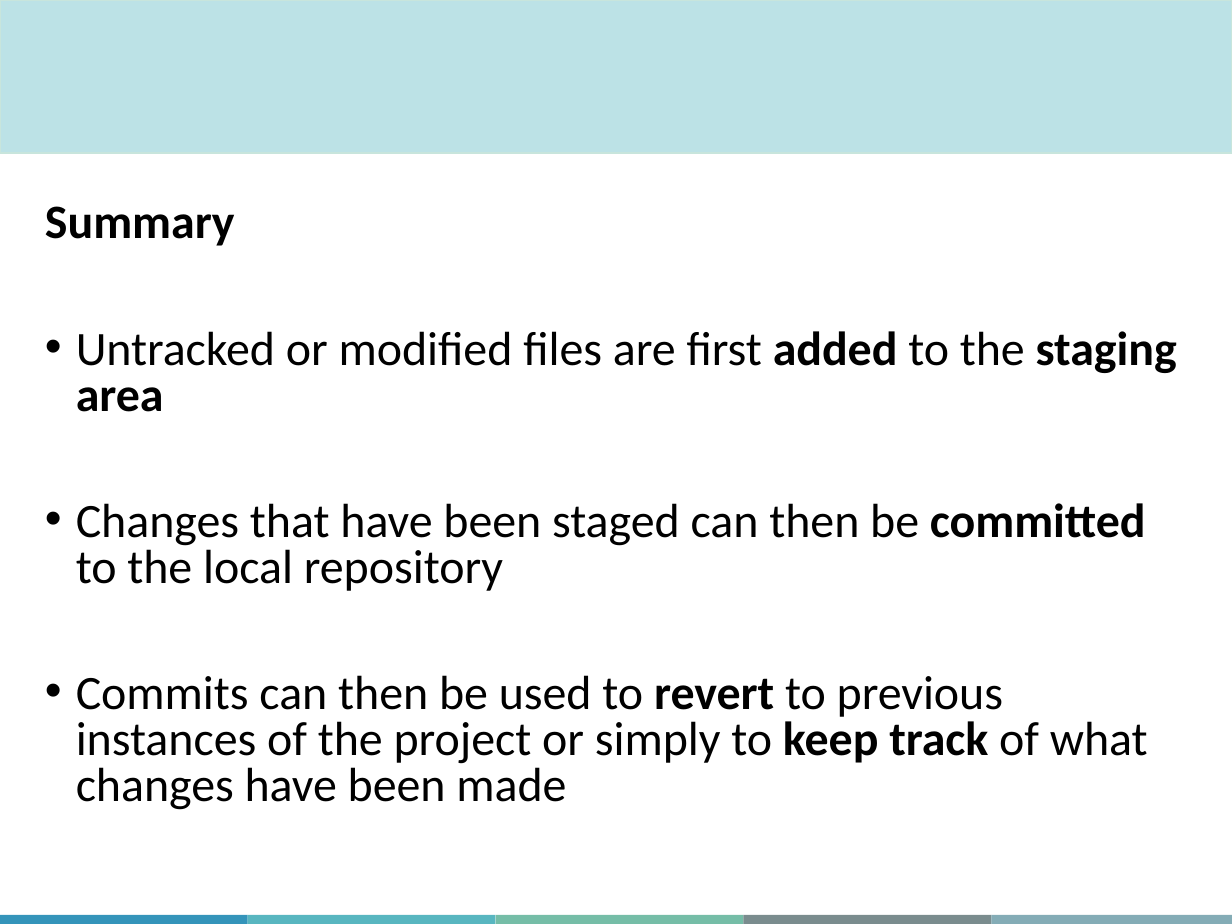
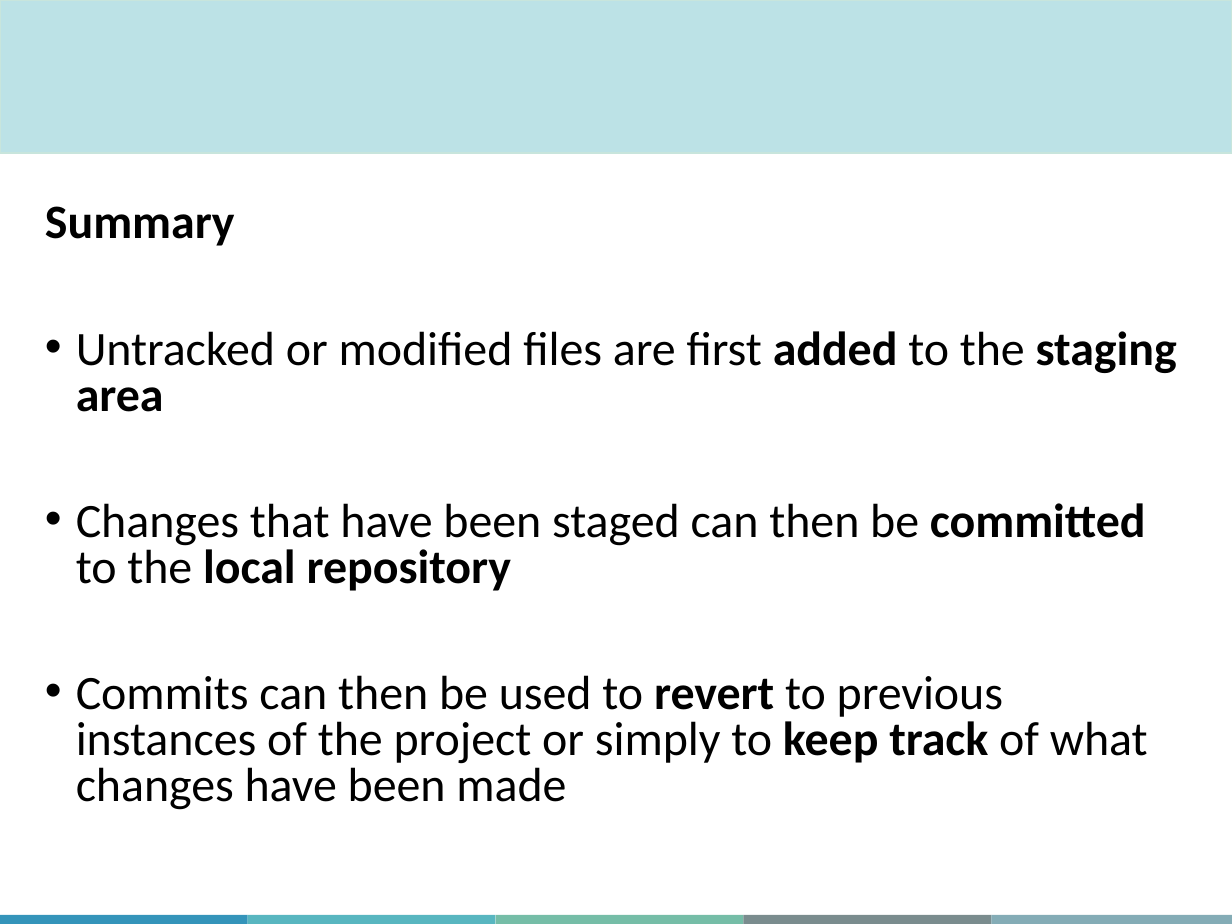
Before and after one commit to aosakwe/MiCM_IntroToGitHub, a slide deck: slide 15 of Slides/MiCM_GitHub_Workshop.pptx. Drawn at 1232x924 pixels with LibreOffice and Linux fonts; fonts in the diff are those of the drawing; background and template pictures are left out. Boxes give left, top, right and bottom in pixels: in the first picture for what was removed or moved away, otherwise in the second. Text is boxed around its words. In the diff, an @@ line names an element or a change of style, - is before the commit and + after.

```diff
--- a/Slides/MiCM_GitHub_Workshop.pptx
+++ b/Slides/MiCM_GitHub_Workshop.pptx
@@ text at (76,503,1146,591): bold on in "local repository" @@
```
Also in this commit, not shown: 9 other slides changed, 2 slides added, 1 slide removed.
